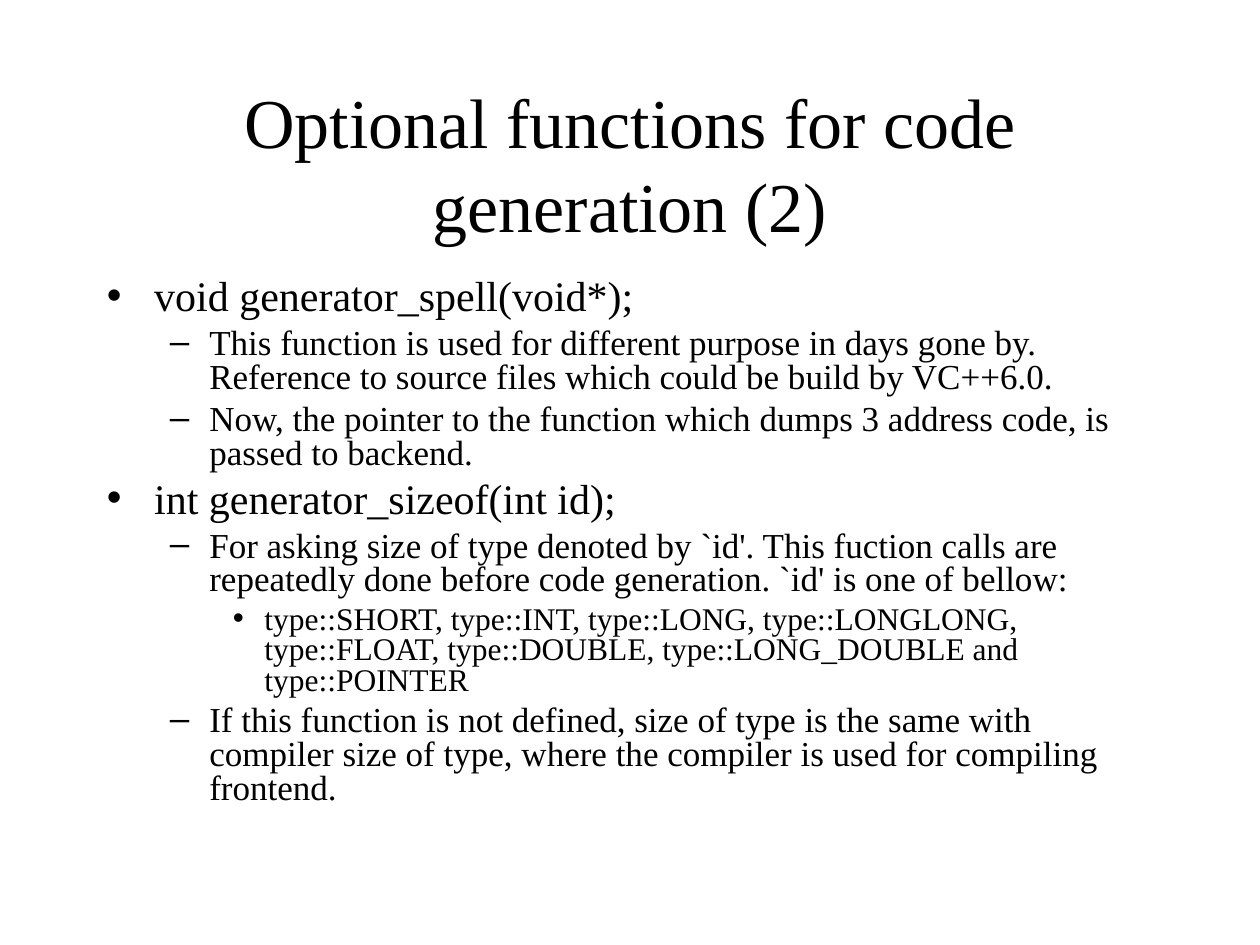
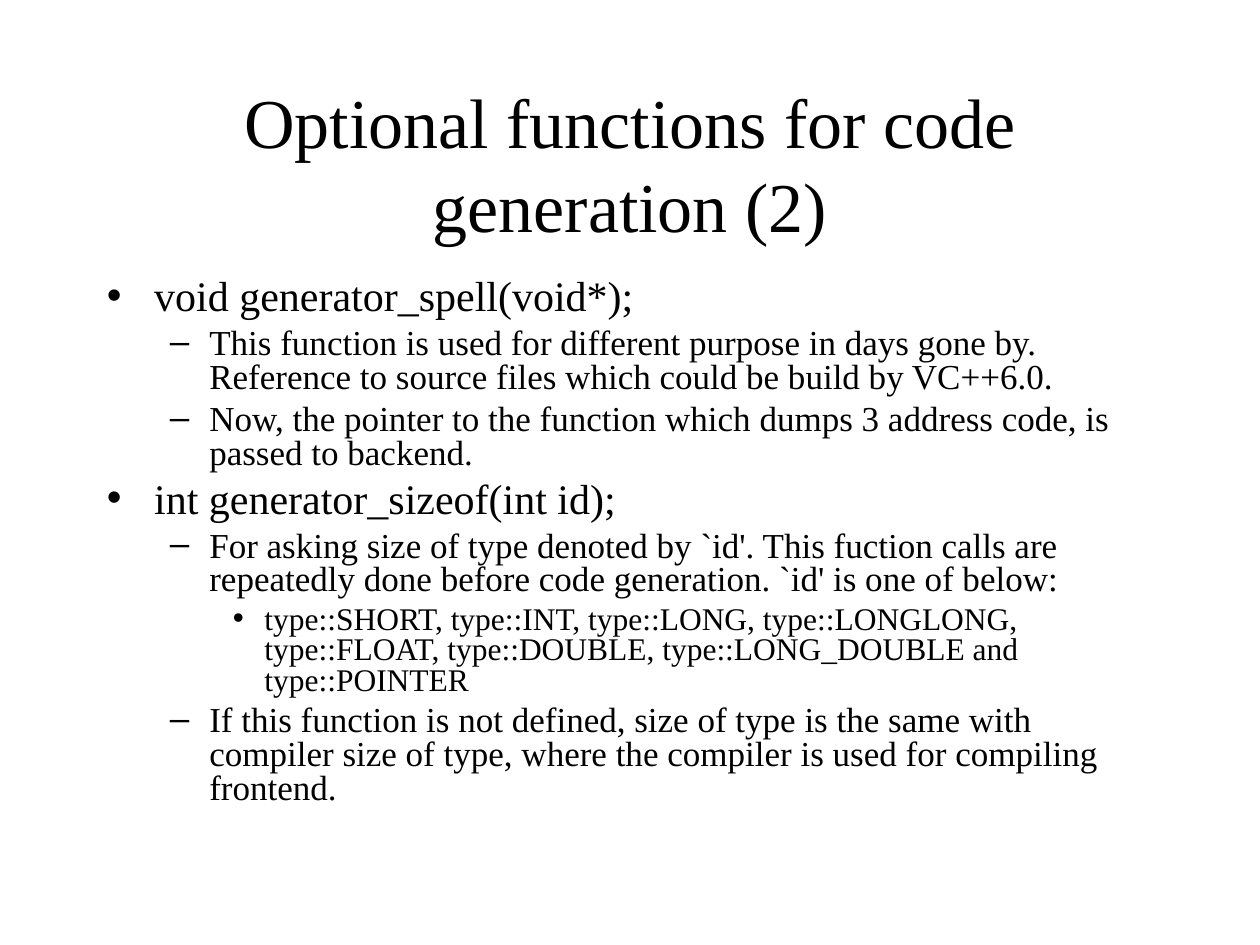
Before and after one commit to KeiHasegawa/hcc1_doc_ppt, a slide deck: slide 6 of 00_backend_interface_e.ppt. Drawn at 1260x945 pixels with LibreOffice and Linux fonts; fonts in the diff are those of the drawing. Boxes give left, top, right and bottom in pixels: in the first picture for what was removed or moved away, otherwise in the second. Text is boxed around its words. In the diff, an @@ line names an element or a change of style, - is before the commit and + after.

```diff
--- a/00_backend_interface_e.ppt
+++ b/00_backend_interface_e.ppt
@@ text at [209,533,1057,599]: text changed @@
-  – For asking size of type denoted by `id'. This fuction calls are repeatedly done before code generation. `id' is one of bellow:
+  – For asking size of type denoted by `id'. This fuction calls are repeatedly done before code generation. `id' is one of below:
```
Also in this commit, not shown: 2 other slides changed, 5 other files.
